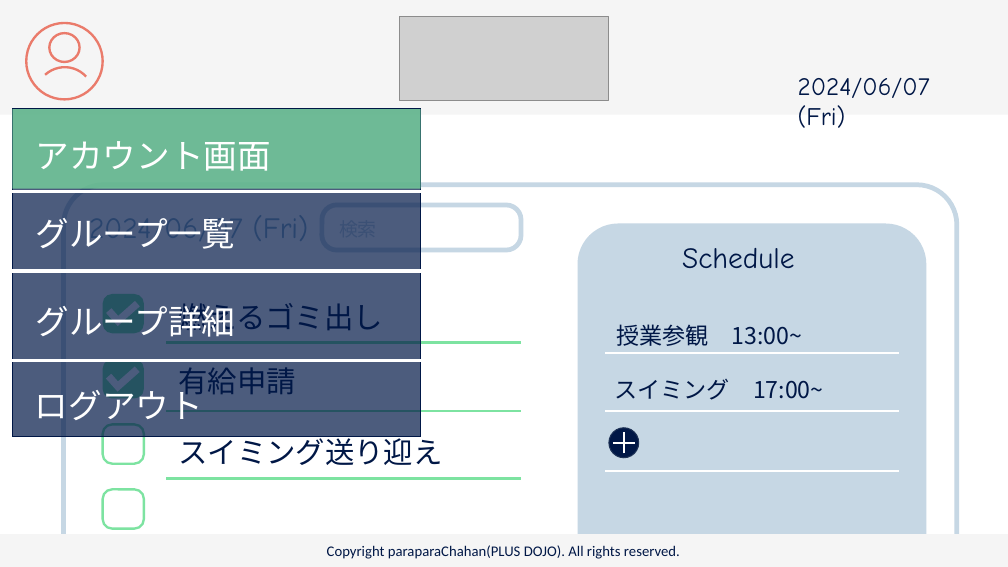
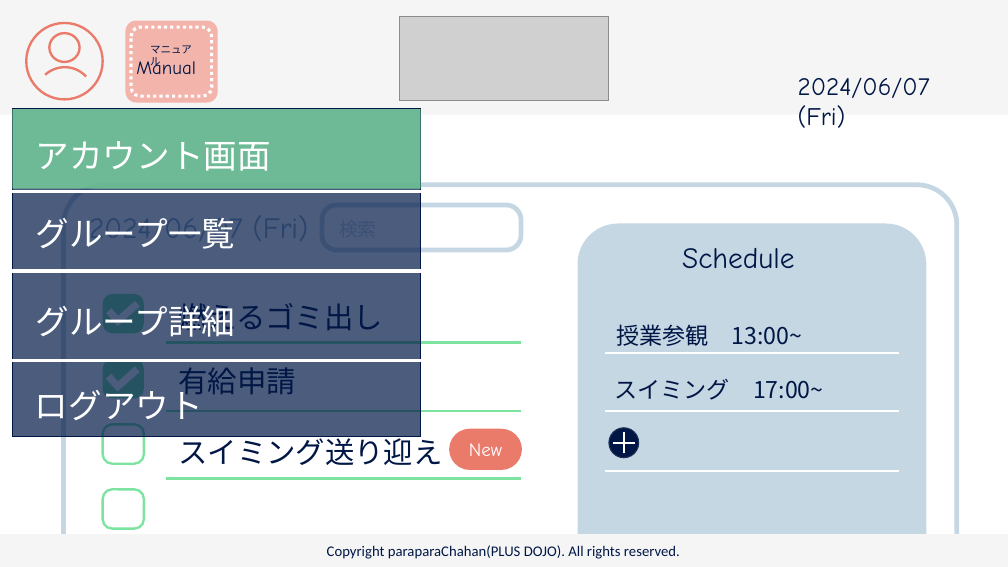
Before and after one commit to plusdojo2024/C2, a slide deck: slide 16 of doc/13_外部設計/famiLink 画面デザイン.pptx. Drawn at 1008x567 pixels with LibreOffice and Linux fonts; fonts in the diff are those of the drawing; grey boxes stand for pictures. Boxes give left, top, right and bottom in pixels: in the first picture for what was removed or moved away, otherwise in the second. Text is boxed around its words. In the diff, an @@ line names an element or a change of style, - is before the commit and + after.

```diff
--- a/doc/13_外部設計/famiLink 画面デザイン.pptx
+++ b/doc/13_外部設計/famiLink 画面デザイン.pptx
@@ rounded rectangle added at box(126, 20, 218, 102), fill #F3B4AB @@
@@ rounded rectangle added at box(131, 27, 212, 96), outline #FFFFFF 3 pt dashed @@
@@ text added at box(136, 58, 196, 74), 18 pt, text #001746 @@
+Manual
@@ text added at box(150, 45, 192, 69), 10 pt, text #001746 @@
+マニュアル
@@ rounded rectangle added at box(449, 429, 522, 470), fill #EA7B6B, 18 pt, text #FFFFFF @@
+New
```
Also in this commit, not shown: 5 other slides changed.
